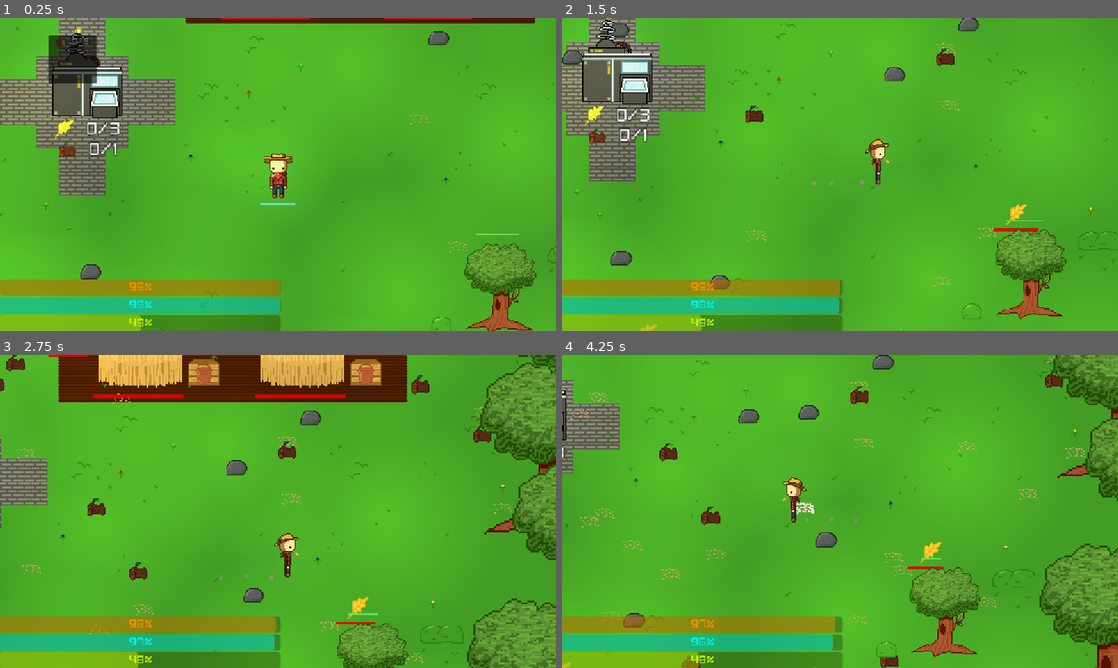
Above: before the commit, frames 1-4 (two rows, left to right).
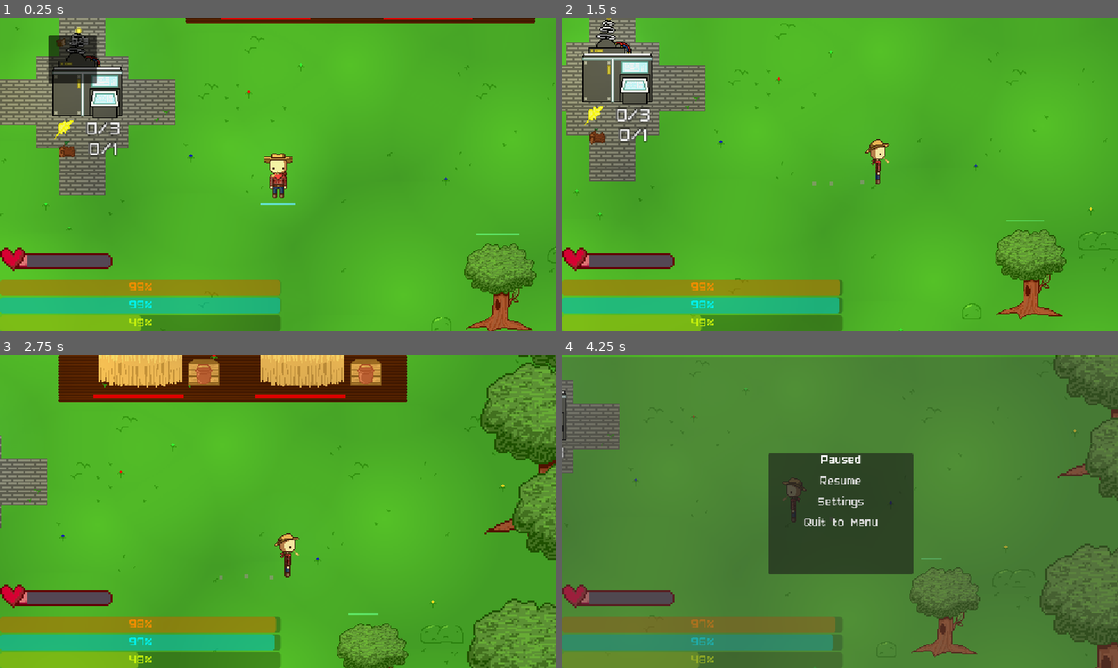
Above: after the commit, the same moments.

Repository: T3rryTim3/mhs-gamedev-02
Game: Godot game, scene res://scenes/Levels/field.tscn
The game is run twice, just before and just after one commit, with the same random seed, the same clock (stepped at 60 frames per second) and the same inputs. This scene is started directly instead of the project's main scene.
Inputs (mouse positions are in pixels of both pictures, inside the frame that each line leads up to):
- Up to frame 1 (0.25 s): no input
- Up to frame 2 (1.5 s): tap Enter (ui_accept) at 0.5, 0.77 s; move the mouse to (962, 158) at 0.52 s; hold D (move_right) 0.53-1.25 s; tap Q (drop) at 0.6 s; click (962, 158) at 0.67 s; drag from (728, 190) to (901, 249) at 1.27 s
- Up to frame 3 (2.75 s): move the mouse to (333, 442) at 2.02 s; hold D (move_right) from 2.03 s (still down); tap Mouse wheel up (cycle_blueprint_up) at 2.1 s; tap Q (drop) at 2.3 s
- Up to frame 4 (4.25 s): release D (move_right) at 2.75 s; drag from (812, 574) to (928, 364) at 2.77 s; move the mouse to (1006, 558) at 3.52 s; hold A (move_left) from 3.53 s (still down); tap E (pickup) at 3.6 s; tap Enter (ui_accept) at 3.77 s; tap Q (drop) at 3.8 s; tap Escape (pause) at 4.15 s

The runs differ from the first frame. In frame 1, 1.3% of the frame differs, in the area x 0-84%, y 4-84%; in frame 2, 2.1%; in frame 3, 2.6%; in frame 4, 94%, in the area x 0-100%, y 0-100%.
Error before the commit: Trying to assign value of type 'level.gd' to a variable of type 'main.gd'. (res://scripts/Singletons/globals.gd:3)

Commit message:
Worked on health bar

Diff:
--- a/projects/mhsdev-02/Resources/field_tileset.tres
+++ b/projects/mhsdev-02/Resources/field_tileset.tres
@@ -420,4 +420,6 @@
 [resource]
 tile_size = Vector2i(24, 24)
 physics_layer_0/collision_layer = 1
+custom_data_layer_0/name = "CanSpawn"
+custom_data_layer_0/type = 1
 sources/1 = SubResource("TileSetAtlasSource_8pxyf")
--- a/projects/mhsdev-02/death.gd
+++ b/projects/mhsdev-02/death.gd
@@ -1,6 +1,9 @@
 extends Control
 
 @onready var you_died = $MarginContainer/AnimatedSprite2D
+
+func _display() -> void: ## Display the death screen
+	pass
 
 func _get_main() -> Main:
 	if !(get_tree().current_scene is Main):
--- a/projects/mhsdev-02/scenes/Base/item.tscn
+++ b/projects/mhsdev-02/scenes/Base/item.tscn
@@ -40,6 +40,7 @@
 shape = SubResource("RectangleShape2D_slsfp")
 
 [node name="SpawnCollider" type="Area2D" parent="."]
+monitorable = false
 
 [node name="CollisionShape2D" type="CollisionShape2D" parent="SpawnCollider"]
 shape = SubResource("RectangleShape2D_1te3q")
--- a/projects/mhsdev-02/scenes/Levels/field.tscn
+++ b/projects/mhsdev-02/scenes/Levels/field.tscn
@@ -862,7 +862,7 @@
 script = ExtResource("1_mkj7t")
 health_vignette_curve = SubResource("Curve_d0i73")
 map_limit = NodePath("CameraLimit")
-spawn_cooldown = 0.01
+spawn_cooldown = 1.65
 strength_increase = 0.7
 spawn_items = Dictionary[int, int]({
 0: 10,
--- a/projects/mhsdev-02/scenes/Structure/main.gd
+++ b/projects/mhsdev-02/scenes/Structure/main.gd
@@ -27,5 +27,6 @@
 			$LoadedScene.add_child(load("res://scenes/Levels/tutorial.tscn").instantiate())
 
 func _ready() -> void:
+	Globals.main = self
 	_load_scene(Scenes.MENU)
 	print(get_tree().current_scene)
--- a/projects/mhsdev-02/scenes/UI/PauseMenu.tscn
+++ b/projects/mhsdev-02/scenes/UI/PauseMenu.tscn
@@ -15,7 +15,16 @@
 grow_vertical = 2
 script = ExtResource("1_xqpxi")
 
-[node name="MarginContainer" type="MarginContainer" parent="."]
+[node name="ColorRect" type="ColorRect" parent="."]
+layout_mode = 1
+anchors_preset = 15
+anchor_right = 1.0
+anchor_bottom = 1.0
+grow_horizontal = 2
+grow_vertical = 2
+color = Color(0.29, 0.29, 0.29, 0.415686)
+
+[node name="Panel" type="Panel" parent="."]
 layout_mode = 1
 anchors_preset = 8
 anchor_left = 0.5
@@ -23,42 +32,50 @@
 anchor_right = 0.5
 anchor_bottom = 0.5
 offset_left = -150.0
-offset_top = -113.0
+offset_top = -125.0
 offset_right = 150.0
-offset_bottom = 113.0
+offset_bottom = 125.0
 grow_horizontal = 2
 grow_vertical = 2
 
-[node name="VBoxContainer" type="VBoxContainer" parent="MarginContainer"]
+[node name="MarginContainer" type="MarginContainer" parent="Panel"]
+layout_mode = 1
+anchors_preset = 15
+anchor_right = 1.0
+anchor_bottom = 1.0
+grow_horizontal = 2
+grow_vertical = 2
+
+[node name="VBoxContainer" type="VBoxContainer" parent="Panel/MarginContainer"]
 layout_mode = 2
-theme_override_constants/separation = 20
+theme_override_constants/separation = 6
 
-[node name="Label" type="Label" parent="MarginContainer/VBoxContainer"]
+[node name="Label" type="Label" parent="Panel/MarginContainer/VBoxContainer"]
 layout_mode = 2
 size_flags_horizontal = 4
 size_flags_vertical = 1
 text = "Paused"
 
-[node name="TextureRect" type="TextureRect" parent="MarginContainer/VBoxContainer"]
+[node name="TextureRect" type="TextureRect" parent="Panel/MarginContainer/VBoxContainer"]
 layout_mode = 2
 
-[node name="Resume" type="Button" parent="MarginContainer/VBoxContainer"]
+[node name="Resume" type="Button" parent="Panel/MarginContainer/VBoxContainer"]
 layout_mode = 2
 text = "Resume
 "
 flat = true
 
-[node name="Settings" type="Button" parent="MarginContainer/VBoxContainer"]
+[node name="Settings" type="Button" parent="Panel/MarginContainer/VBoxContainer"]
 layout_mode = 2
 text = "Settings"
 flat = true
 
-[node name="Quit" type="Button" parent="MarginContainer/VBoxContainer"]
+[node name="Quit" type="Button" parent="Panel/MarginContainer/VBoxContainer"]
 layout_mode = 2
 text = "Quit to Menu
 "
 flat = true
 
-[connection signal="pressed" from="MarginContainer/VBoxContainer/Resume" to="." method="_on_resume_pressed"]
-[connection signal="pressed" from="MarginContainer/VBoxContainer/Settings" to="." method="_on_settings_pressed"]
-[connection signal="pressed" from="MarginContainer/VBoxContainer/Quit" to="." method="_on_quit_pressed"]
+[connection signal="pressed" from="Panel/MarginContainer/VBoxContainer/Resume" to="." method="_on_resume_pressed"]
+[connection signal="pressed" from="Panel/MarginContainer/VBoxContainer/Settings" to="." method="_on_settings_pressed"]
+[connection signal="pressed" from="Panel/MarginContainer/VBoxContainer/Quit" to="." method="_on_quit_pressed"]
--- a/projects/mhsdev-02/scenes/UI/hud.tscn
+++ b/projects/mhsdev-02/scenes/UI/hud.tscn
@@ -7,6 +7,11 @@
 [ext_resource type="Texture2D" uid="uid://de3olbljf3vem" path="res://images/UI/Death/You-Died_Frame 2.png" id="5_xh8q5"]
 [ext_resource type="Texture2D" uid="uid://cq555qqfo7kjy" path="res://images/UI/Death/You-Died_Frame 3.png" id="6_h03ao"]
 [ext_resource type="Texture2D" uid="uid://dm5k7kpau5tgv" path="res://images/UI/Death/You-Died_ Frame 4.png" id="7_7wvwv"]
+[ext_resource type="PackedScene" uid="uid://2kfjeq21c6du" path="res://scenes/death.tscn" id="8_h03ao"]
+[ext_resource type="Texture2D" uid="uid://w50q7hpdtyxh" path="res://images/UI/Stats/Health/Health bar 0.png" id="9_t6axx"]
+[ext_resource type="Texture2D" uid="uid://blsojfbk6wugf" path="res://images/UI/Stats/Health/Helth1.png" id="10_kj32l"]
+[ext_resource type="Texture2D" uid="uid://cmfxo2ewxo1un" path="res://images/UI/Stats/Health/helth bar.png" id="11_0fcg2"]
+[ext_resource type="PackedScene" uid="uid://cpvuemyt56v57" path="res://scenes/UI/PauseMenu.tscn" id="12_kj32l"]
 
 [sub_resource type="Gradient" id="Gradient_18exe"]
 colors = PackedColorArray(0.827451, 0, 0.137255, 0.419608, 0.827, 0, 0.137, 0)
@@ -34,7 +39,7 @@
 
 [sub_resource type="AnimatedTexture" id="AnimatedTexture_0jeyp"]
 frames = 4
-speed_scale = 2.0
+speed_scale = 4.0
 frame_0/texture = ExtResource("4_18exe")
 frame_1/texture = ExtResource("5_xh8q5")
 frame_1/duration = 1.0
@@ -188,3 +193,23 @@
 text = "Time alive: 1:00
 Upgrades Collected: 10
 Damage Taken: 0"
+
+[node name="Death2" parent="." instance=ExtResource("8_h03ao")]
+visible = false
+layout_mode = 1
+
+[node name="TextureProgressBar" type="TextureProgressBar" parent="."]
+layout_mode = 0
+offset_left = -8.0
+offset_top = 471.0
+offset_right = 52.0
+offset_bottom = 511.0
+scale = Vector2(4, 4)
+value = 20.0
+texture_under = ExtResource("9_t6axx")
+texture_over = ExtResource("10_kj32l")
+texture_progress = ExtResource("11_0fcg2")
+texture_progress_offset = Vector2(4, 0)
+
+[node name="PauseMenu" parent="." instance=ExtResource("12_kj32l")]
+layout_mode = 1
--- a/projects/mhsdev-02/scenes/UI/pause_menu.gd
+++ b/projects/mhsdev-02/scenes/UI/pause_menu.gd
@@ -1,8 +1,7 @@
 extends Control
 
-@onready var resume = $MarginContainer/VBoxContainer/Resume
-@onready var quit = $MarginContainer/VBoxContainer/Quit
-@onready var menu = %Settings
+@onready var resume = $Panel/MarginContainer/VBoxContainer/Resume
+@onready var quit = $Panel/MarginContainer/VBoxContainer/Quit
 
 func _get_main() -> Main:
 	if !(get_tree().current_scene is Main):
@@ -21,11 +20,10 @@
 
 func _ready() -> void:
 	visible = false
-	menu.visible = false
 	resume.pressed.connect(_unpause)
 
 func _on_settings_pressed() -> void:
-	menu.visible = true
+	Globals.main.show_settings()
 
 func _on_quit_pressed() -> void:
 	_get_main()._load_scene(Main.Scenes.MENU)
--- a/projects/mhsdev-02/scenes/death.tscn
+++ b/projects/mhsdev-02/scenes/death.tscn
@@ -6,6 +6,14 @@
 [ext_resource type="Texture2D" uid="uid://dma7ri71t4pw8" path="res://images/UI/You-Died_Frame 2.png" id="2_f0m10"]
 [ext_resource type="Texture2D" uid="uid://bkqrvckr410nt" path="res://images/UI/You-Died_Frame 3.png" id="3_wmr2h"]
 [ext_resource type="Texture2D" uid="uid://dubwykawu41b" path="res://images/UI/You-Died_ Frame 4.png" id="4_56rgi"]
+
+[sub_resource type="Gradient" id="Gradient_w0no0"]
+colors = PackedColorArray(0, 0, 0, 1, 0.289883, 0.00895993, 2.40654e-08, 1)
+
+[sub_resource type="GradientTexture2D" id="GradientTexture2D_7205l"]
+gradient = SubResource("Gradient_w0no0")
+fill_from = Vector2(0.46789, 0)
+fill_to = Vector2(0.504587, 1)
 
 [sub_resource type="SpriteFrames" id="SpriteFrames_r6ms4"]
 animations = [{
@@ -27,6 +35,42 @@
 "speed": 5.0
 }]
 
+[sub_resource type="Animation" id="Animation_w0no0"]
+resource_name = "Open"
+tracks/0/type = "value"
+tracks/0/imported = false
+tracks/0/enabled = true
+tracks/0/path = NodePath("TextureRect:self_modulate")
+tracks/0/interp = 1
+tracks/0/loop_wrap = true
+tracks/0/keys = {
+"times": PackedFloat32Array(0, 1),
+"transitions": PackedFloat32Array(1, 1),
+"update": 0,
+"values": [Color(1, 1, 1, 0), Color(1, 1, 1, 1)]
+}
+
+[sub_resource type="Animation" id="Animation_7205l"]
+length = 0.001
+tracks/0/type = "value"
+tracks/0/imported = false
+tracks/0/enabled = true
+tracks/0/path = NodePath("TextureRect:self_modulate")
+tracks/0/interp = 1
+tracks/0/loop_wrap = true
+tracks/0/keys = {
+"times": PackedFloat32Array(0),
+"transitions": PackedFloat32Array(1),
+"update": 0,
+"values": [Color(1, 1, 1, 1)]
+}
+
+[sub_resource type="AnimationLibrary" id="AnimationLibrary_2m3wi"]
+_data = {
+&"Open": SubResource("Animation_w0no0"),
+&"RESET": SubResource("Animation_7205l")
+}
+
 [node name="Death" type="Control"]
 material = ExtResource("1_w0no0")
 layout_mode = 3
@@ -36,6 +80,15 @@
 grow_horizontal = 2
 grow_vertical = 2
 script = ExtResource("1_f0m10")
+
+[node name="TextureRect" type="TextureRect" parent="."]
+layout_mode = 1
+anchors_preset = 15
+anchor_right = 1.0
+anchor_bottom = 1.0
+grow_horizontal = 2
+grow_vertical = 2
+texture = SubResource("GradientTexture2D_7205l")
 
 [node name="MarginContainer" type="MarginContainer" parent="."]
 layout_mode = 1
@@ -65,4 +118,9 @@
 layout_mode = 2
 text = "Quit to Menu"
 
+[node name="AnimationPlayer" type="AnimationPlayer" parent="."]
+libraries = {
+&"": SubResource("AnimationLibrary_2m3wi")
+}
+
 [connection signal="pressed" from="MarginContainer/VBoxContainer/Quit" to="." method="_on_quit_pressed"]
--- a/projects/mhsdev-02/scripts/Singletons/globals.gd
+++ b/projects/mhsdev-02/scripts/Singletons/globals.gd
@@ -1,3 +1,6 @@
 extends Node
 
-@onready var main:Main = get_tree().current_scene
+var main:Main
+
+func show_settings(): ## Displays the settings menu
+	pass
--- a/projects/mhsdev-02/scripts/level.gd
+++ b/projects/mhsdev-02/scripts/level.gd
@@ -103,8 +103,11 @@
 			randi_range(map_limit.global_position.x - size.x/2, map_limit.global_position.x + size.x/2),
 			randi_range(map_limit.global_position.y - size.y/2, map_limit.global_position.y + size.y/2)
 		)
-		if new_item.is_on_wall():
-			continue
+		for child in new_item.spawn_collider.get_overlapping_bodies():
+			print("Test")
+			if child is TileMapLayer:
+				print("Done did it")
+				continue
 		break
 
 func _physics_process(delta: float) -> void:
Binary file added: projects/mhsdev-02/images/UI/Death/Health bar 0.png
Not shown, added: projects/mhsdev-02/images/UI/Death/Health bar 0.png.import
Binary file added: projects/mhsdev-02/images/UI/Death/Helth1.png
Not shown, added: projects/mhsdev-02/images/UI/Death/Helth1.png.import
Binary file added: projects/mhsdev-02/images/UI/Death/helth bar.png
Not shown, added: projects/mhsdev-02/images/UI/Death/helth bar.png.import
Binary file added: projects/mhsdev-02/images/UI/Stats/Health/Health bar 0.png
Not shown, added: projects/mhsdev-02/images/UI/Stats/Health/Health bar 0.png.import
Binary file added: projects/mhsdev-02/images/UI/Stats/Health/Helth1.png
Not shown, added: projects/mhsdev-02/images/UI/Stats/Health/Helth1.png.import
Binary file added: projects/mhsdev-02/images/UI/Stats/Health/helth bar.png
Not shown, added: projects/mhsdev-02/images/UI/Stats/Health/helth bar.png.import
(and 2 more such lines)
